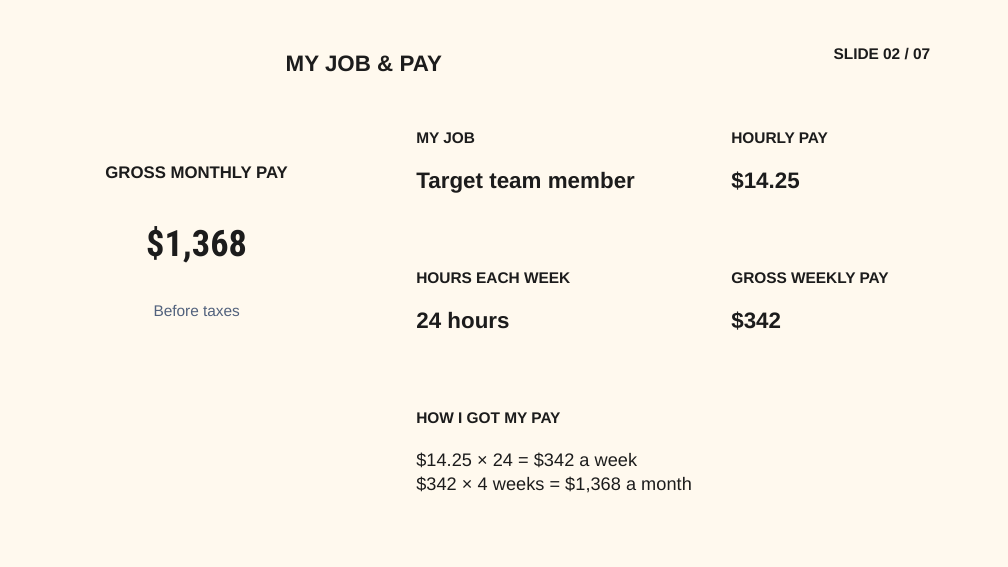
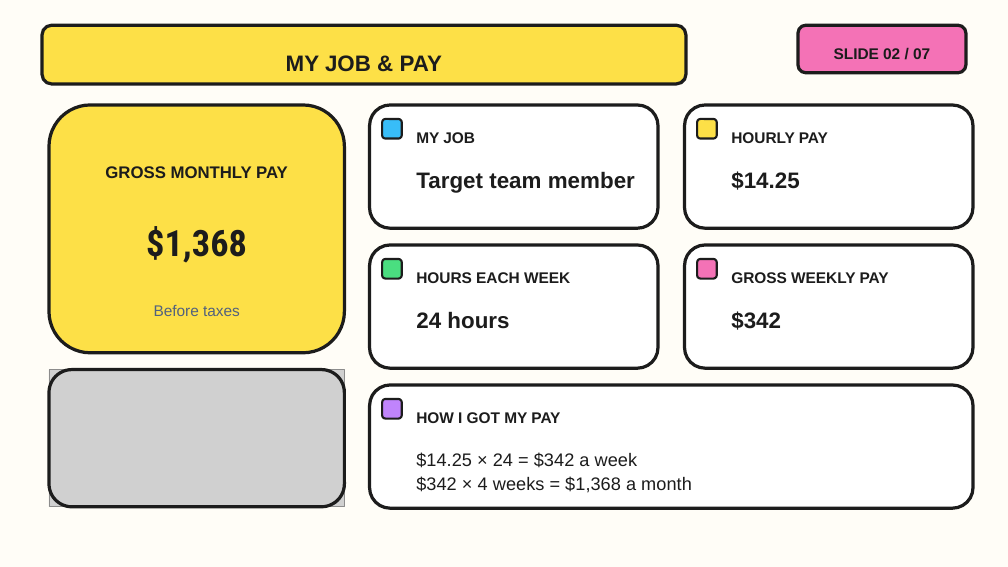
Before and after one commit to StwFate/Physics_Site, a slide deck: slide 2 of Car_Buying_Project/Google_Slides_Import/Buying_My_First_Car_Career_Style.pptx. Drawn at 1008x567 pixels with LibreOffice and Linux fonts; fonts in the diff are those of the drawing; grey boxes stand for pictures; background and template pictures are left out. Boxes give left, top, right and bottom in pixels: in the first picture for what was removed or moved away, otherwise in the second. Text is boxed around its words. In the diff, an @@ line names an element or a change of style, - is before the commit and + after.

```diff
--- a/Car_Buying_Project/Google_Slides_Import/Buying_My_First_Car_Career_Style.pptx
+++ b/Car_Buying_Project/Google_Slides_Import/Buying_My_First_Car_Career_Style.pptx
@@ background picture (left out) to #FFFDF7 @@
@@ rounded rectangle added at [42,25,687,84], fill #FDE047, outline #1C1C1C 3.07 pt @@
@@ rounded rectangle added at [799,25,966,73], fill #F472B6, outline #1C1C1C 3.07 pt @@
@@ rounded rectangle added at [49,105,345,353], fill #FDE047, outline #1C1C1C 3.07 pt @@
@@ rounded rectangle added at [370,105,658,228], fill #FFFFFF, outline #1C1C1C 3.07 pt @@
@@ rounded rectangle added at [383,119,402,138], fill #38BDF8, outline #1C1C1C 2 pt @@
@@ rounded rectangle added at [685,105,973,228], fill #FFFFFF, outline #1C1C1C 3.07 pt @@
@@ rounded rectangle added at [697,119,717,138], fill #FDE047, outline #1C1C1C 2 pt @@
@@ rounded rectangle added at [370,245,658,368], fill #FFFFFF, outline #1C1C1C 3.07 pt @@
@@ rounded rectangle added at [383,259,402,279], fill #4ADE80, outline #1C1C1C 2 pt @@
@@ rounded rectangle added at [685,245,973,368], fill #FFFFFF, outline #1C1C1C 3.07 pt @@
@@ rounded rectangle added at [697,259,717,279], fill #F472B6, outline #1C1C1C 2 pt @@
@@ picture added at [49,370,345,507] @@
@@ rounded rectangle added at [49,370,345,507], outline #1C1C1C 3.07 pt @@
@@ rounded rectangle added at [370,385,973,508], fill #FFFFFF, outline #1C1C1C 3.07 pt @@
@@ rounded rectangle added at [383,399,402,419], fill #C084FC, outline #1C1C1C 2 pt @@
```
Also in this commit, not shown: 6 other slides changed, 11 other files.
